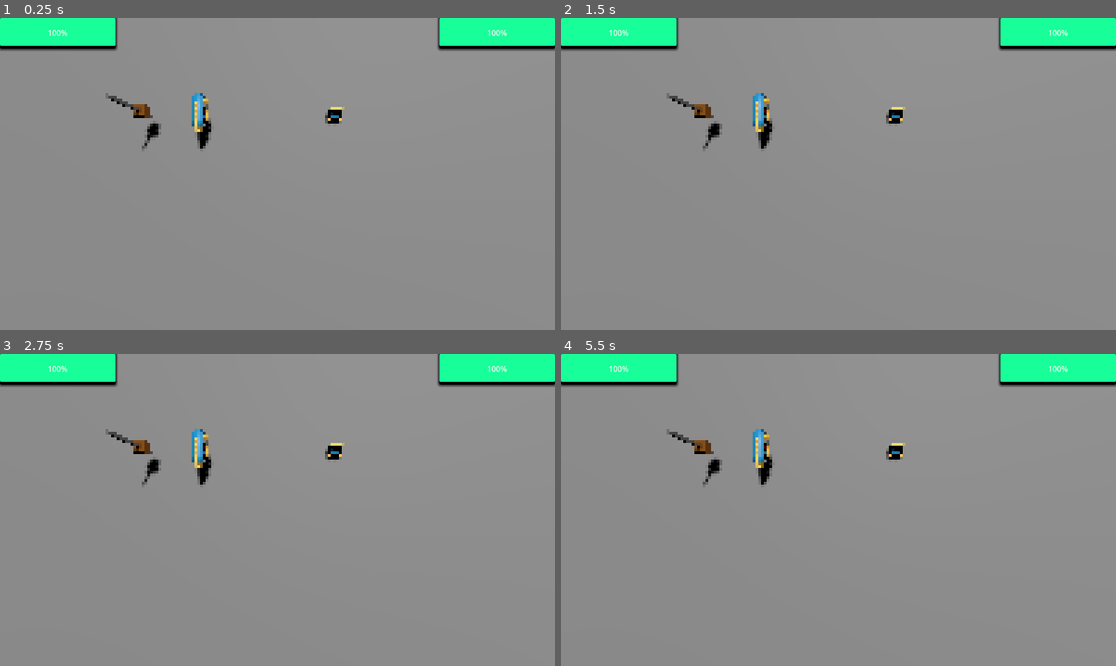
Above: before the commit, frames 1-4 (two rows, left to right).
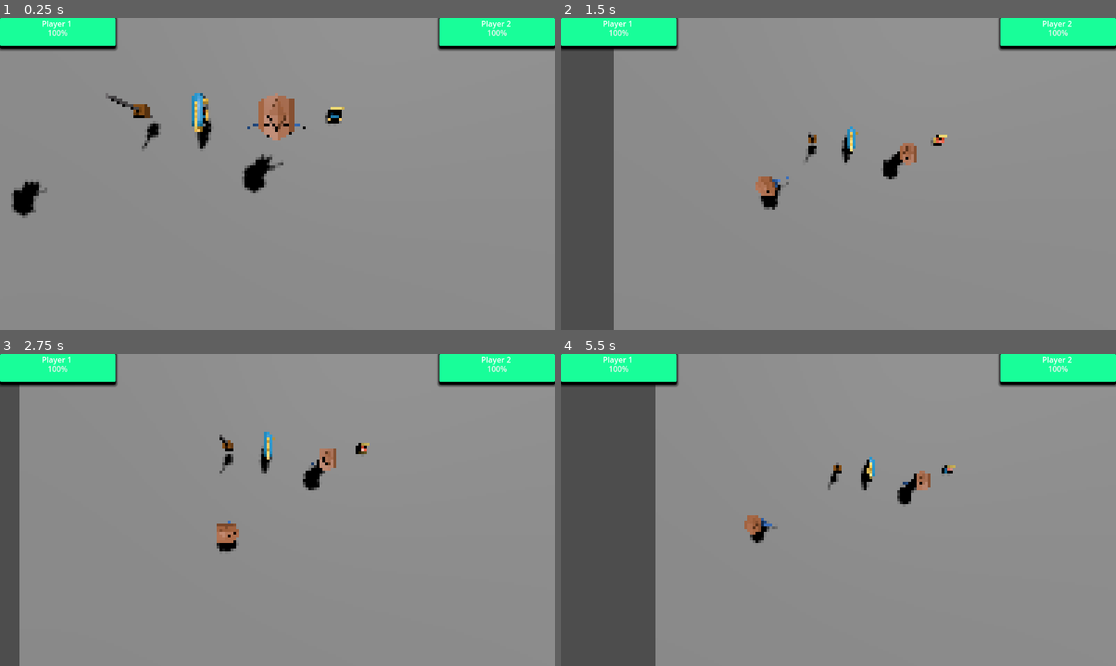
Above: after the commit, the same moments.

Repository: jalvarez2016/This-world-is-too-tiny-for-both-of-us
Game: Godot game, scene res://world test/world.tscn
The game is run twice, just before and just after one commit, with the same random seed, the same clock (stepped at 60 frames per second) and the same inputs.
Inputs (mouse positions are in pixels of both pictures, inside the frame that each line leads up to):
- Up to frame 1 (0.25 s): no input
- Up to frame 2 (1.5 s): tap Enter (ui_accept) at 0.5, 0.77 s; move the mouse to (960, 158) at 0.52 s; hold D (ui_right) 0.53-1.28 s; hold F 0.53-1.28 s; click (960, 158) at 0.67 s; move the mouse to (727, 189) at 1.27 s; hold S (ui_down) from 1.28 s (still down); tap Q at 1.35 s
- Up to frame 3 (2.75 s): tap Enter (ui_accept) at 1.52 s; move the mouse to (333, 441) at 2.02 s; release S (ui_down) at 2.03 s; hold D (ui_right) from 2.03 s (still down); tap Space at 2.1 s
- Up to frame 4 (5.5 s): move the mouse to (810, 572) at 2.77 s; release D (ui_right) at 2.78 s; hold W (ui_up) 2.78-3.53 s; tap F at 2.85 s; click (810, 572) at 2.92 s; tap Enter (ui_accept) at 3.02, 3.77, 4.52 s; move the mouse to (1005, 556) at 3.52 s; hold Q 3.53-4.28 s; hold A (ui_left) 3.53-5.03 s; move the mouse to (672, 463) at 4.27 s; tap Space at 4.35 s; move the mouse to (866, 510) at 5.02 s; hold S (ui_down) from 5.03 s (still down); hold F from 5.03 s (still down); click (866, 510) at 5.17 s

The runs differ from the first frame. In frame 1, 1.8% of the frame differs, in the area x 2-92%, y 0-65%; in frame 2, 11%; in frame 3, 5.3%; in frame 4, 17%, in the area x 0-92%, y 0-100%.
Error before the commit: Parse Error: Function "_on_hit_box_area_entered" has the same name as a previously declared function. (res://players/character_body_3d.gd:204)

Commit message:
fixed some conflicts

Diff:
--- a/players/character_body_3d.gd
+++ b/players/character_body_3d.gd
@@ -152,6 +152,8 @@
 
 func damge(health_damge, scale_damage):
 	health -= health_damge
+	max_health = clamp(health - health_damge, 0, max_health)
+	emit_signal("health_changed", health)
 	current_scale -= scale_damage
 	if current_scale == 3:
 		SPEED = 6.0
@@ -159,23 +161,10 @@
 	elif current_scale == 2:
 		SPEED = 4.0
 		jump_force = 4
-
-func _on_hit_box_area_entered(area: Area3D) -> void:
-
-	if area.is_in_group(enemy_fist) and area.current_status == "punching":
-
-		health -= 4
-		max_health = clamp(health - 4, 0, max_health)
-		emit_signal("health_changed", health)
-		current_scale -= 0.1
-		if current_scale == 3:
-			SPEED = 6.0
-			jump_force = 6
-
 	scale = Vector3(current_scale,current_scale,current_scale)
-
 	if health <= 0 or current_scale <= 0.3:
 		state_machine.travel("Defeat")
+
 
 func get_tool(name, ammo = null):
 	if name == "sword":
--- a/world test/world.tscn
+++ b/world test/world.tscn
@@ -1,5 +1,4 @@
-[gd_scene load_steps=11 format=3 uid="uid://crtx2bug0v0ab"]
-
+[gd_scene load_steps=15 format=3 uid="uid://crtx2bug0v0ab"]
 
 [ext_resource type="Script" uid="uid://bvmsjjvovdcq" path="res://world test/world.gd" id="1_2hu7o"]
 [ext_resource type="Script" uid="uid://jti6ts8aejho" path="res://world test/health_pack_spawn.gd" id="2_2hu7o"]
@@ -36,6 +35,10 @@
 corner_radius_bottom_right = 3
 corner_radius_bottom_left = 3
 shadow_size = 3
+
+[sub_resource type="ShaderMaterial" id="ShaderMaterial_k6dfu"]
+
+[sub_resource type="StyleBoxFlat" id="StyleBoxFlat_uyxuf"]
 
 [node name="World" type="Node3D" node_paths=PackedStringArray("camera_setup_timer")]
 script = ExtResource("1_2hu7o")
@@ -139,6 +142,19 @@
 theme_override_styles/fill = SubResource("StyleBoxFlat_xupa4")
 value = 100.0
 
+[node name="RichTextLabel" type="RichTextLabel" parent="CanvasLayer/player1Hp"]
+material = SubResource("ShaderMaterial_k6dfu")
+layout_mode = 1
+anchors_preset = 5
+anchor_left = 0.5
+anchor_right = 0.5
+offset_left = -33.0
+offset_right = 33.0
+offset_bottom = 26.0
+grow_horizontal = 2
+theme_override_styles/fill = SubResource("StyleBoxFlat_uyxuf")
+text = "Player 1"
+
 [node name="player2Hp" type="ProgressBar" parent="CanvasLayer"]
 anchors_preset = 1
 anchor_left = 1.0
@@ -149,6 +165,21 @@
 theme_override_styles/background = SubResource("StyleBoxFlat_i5ya7")
 theme_override_styles/fill = SubResource("StyleBoxFlat_xupa4")
 value = 100.0
+
+[node name="RichTextLabel2" type="RichTextLabel" parent="CanvasLayer/player2Hp"]
+material = SubResource("ShaderMaterial_k6dfu")
+layout_mode = 1
+anchors_preset = 5
+anchor_left = 0.5
+anchor_right = 0.5
+offset_left = -33.0
+offset_right = 33.0
+offset_bottom = 26.0
+grow_horizontal = 2
+theme_override_styles/fill = SubResource("StyleBoxFlat_uyxuf")
+text = "Player 2
+"
+
 [node name="Sword" parent="." instance=ExtResource("6_xupa4")]
 transform = Transform3D(6.05073, 0, 0, 0, 6.05073, 0, 0, 0, 6.05073, -14.4463, 3.2903, -3.6054)
 
